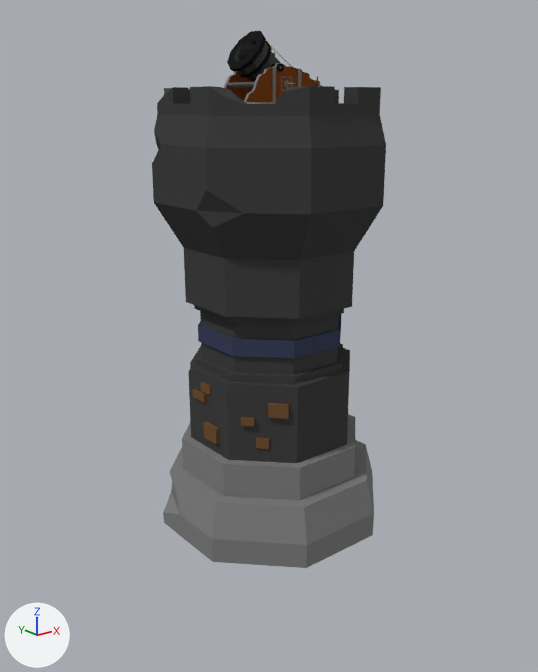
Two versions of the Blender file Models/Mortar Tower L1.blend, one commit apart.
Rendered twice from a 50 mm lens placed at (-3.0, -3.71, 3.33), pointed at (-0.03, 0.01, 1.84). The lights are fixed; the arrows at lower left show +X, +Y and +Z.

In view in the first picture: 'Mortar', 'Mortar Tower'.
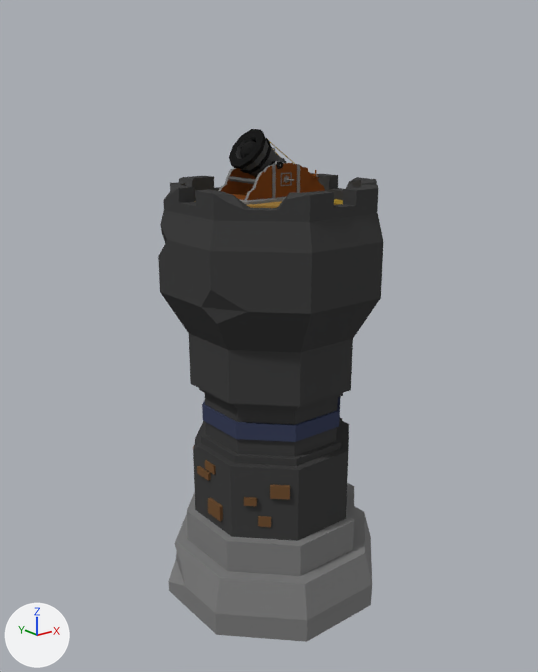
The change, as a diff of the scene's bpy script:
```diff
--- a/Models/Mortar Tower L1.blend.py
+++ b/Models/Mortar Tower L1.blend.py
@@ ob_mortar @@
 ob_mortar = bpy.data.objects.new('Mortar', me_cylinder_001)
-ob_mortar.location = (-0.015, 0.0, 3.264)
+ob_mortar.location = (-0.015, 0.0, 2.712)
@@ ob_mortar_tower @@
 ob_mortar_tower = bpy.data.objects.new('Mortar Tower', me_cylinder)
-ob_mortar_tower.location = (-0.015, 0.0, 0.559)
+ob_mortar_tower.location = (0.0, 0.0, 0.0)
```

Changed parts and their boxes (x1, y1, x2, y2) in the pictures (538 x 672 px):
'Mortar Tower', moved: before (152, 86, 386, 568); after (158, 174, 383, 642)
'Mortar', moved: before (224, 30, 322, 104); after (218, 129, 325, 208)
